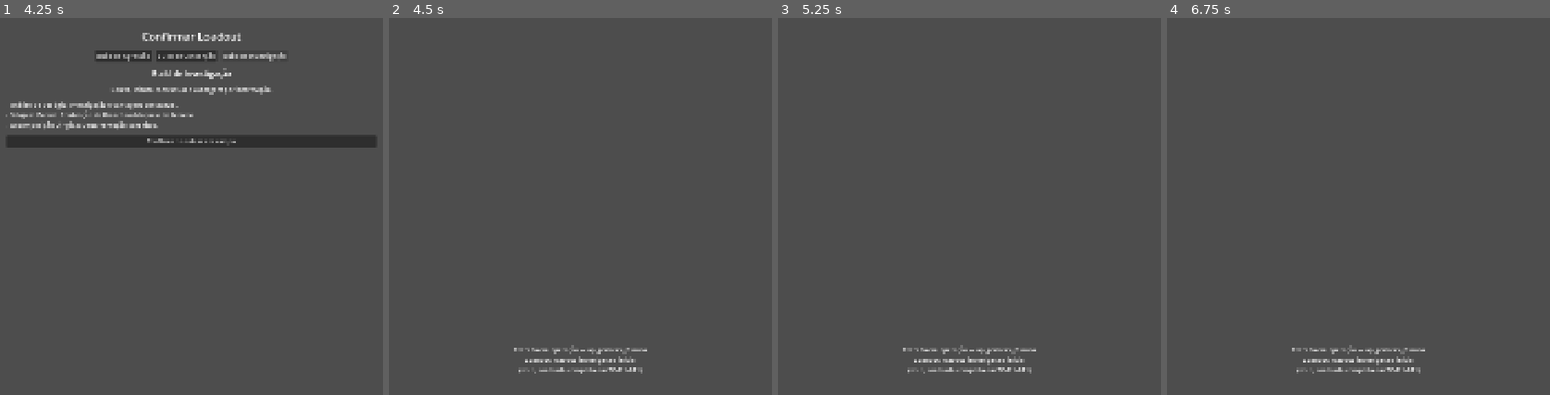
Above: before the commit, frames 1-4 (left to right).
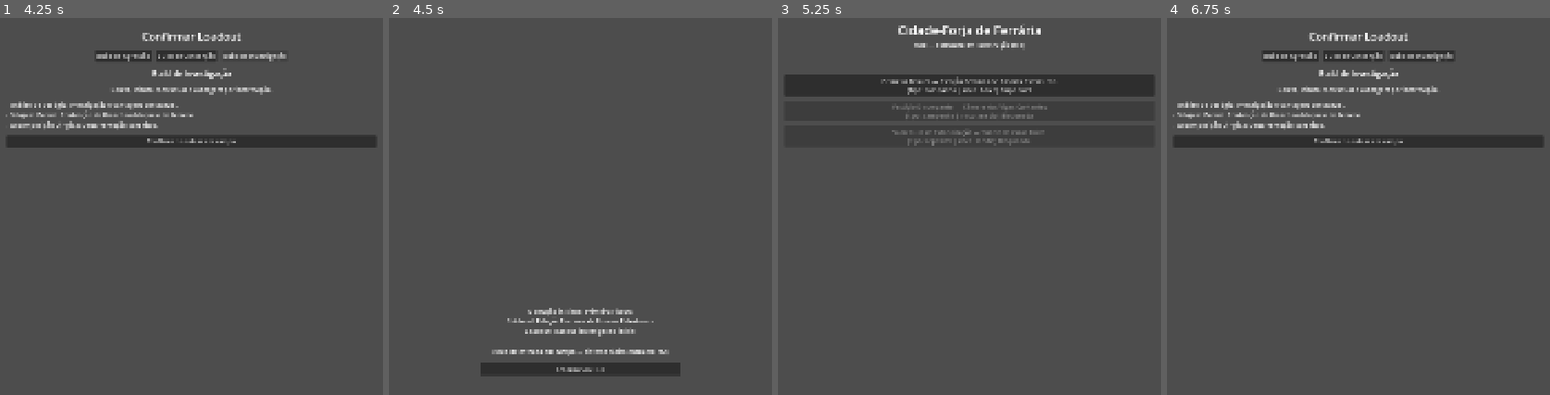
Above: after the commit, the same moments.

Repository: itsmeluan/azoth-breach
Game: Godot game, scene res://scenes/app/app_shell.tscn
The game is run twice, just before and just after one commit, with the same random seed, the same clock (stepped at 60 frames per second) and the same inputs.
Inputs (mouse positions are in pixels of both pictures, inside the frame that each line leads up to):
- Up to frame 1 (4.25 s): click "Primeira Fissura — Estação Fe…" at 0.5 s; click "Seguir" at 1.25 s; click "Build de Agressão" at 2 s; click "Build de Contenção" at 2.75 s; click "Build de Investigação" at 3.5 s
- Up to frame 2 (4.5 s): click "Confirmar e entrar em campo" at 4.25 s
- Up to frame 3 (5.25 s): click (969, 368) at 5 s, where only the run after the commit has a clickable "Retornar ao Hub"
- Up to frame 4 (6.75 s): click (1358, 85) at 5.75 s, where only the run after the commit has a clickable "Primeira Fissura — Estação Fe…"; click (1358, 383) at 6.5 s, where only the run after the commit has a clickable "Seguir"

Frame 1 is identical in both runs. In frame 2, 3.1% of the frame differs, in the area x 23-77%, y 76-95%; in frame 3, 7.0%, in the area x 1-99%, y 1-95%; in frame 4, 6.8%.

Commit message:
TK-M1-011: stub de entrada em operação
Enriquece o stub de entrada em operação (criado em TK-M1-010 como alvo
de navegação) com identificação legível da operação iniciada — nome e
sublocal via OperationLoader, além do loadout escolhido — e adiciona o
botão "Retornar ao Hub" como ponto de retorno controlado.

Isso fecha a navegação completa do M1: hub -> briefing -> loadout ->
operação -> hub. Ainda é um stub de campo; sistema tático real (grid,
turnos, uso de ET, condição de encerramento) é escopo de M2 (BL-012),
fora de M1.

Validado headless: parse limpo (sem recriação do main.tscn órfão desta
vez), e simulação do loop completo confirmando identificação correta
na entrada ("Primeira Fissura" / sublocal / loadout) e retorno
funcional ao Hub (quadro de operações intacto), via debug temporário
removido antes do commit.

Refs: TK-M1-011 (docs/06_tecnologia/AZOTH_06.2)

Diff:
--- a/game/scenes/operations/operation_entry_screen.tscn
+++ b/game/scenes/operations/operation_entry_screen.tscn
@@ -11,19 +11,27 @@
 grow_vertical = 2
 script = ExtResource("1")
 
-[node name="StatusLabel" type="Label" parent="."]
+[node name="Content" type="VBoxContainer" parent="."]
 layout_mode = 1
 anchors_preset = 8
 anchor_left = 0.5
 anchor_top = 0.5
 anchor_right = 0.5
 anchor_bottom = 0.5
-offset_left = -240.0
-offset_top = -40.0
-offset_right = 240.0
-offset_bottom = 40.0
+offset_left = -260.0
+offset_top = -140.0
+offset_right = 260.0
+offset_bottom = 140.0
 grow_horizontal = 2
 grow_vertical = 2
+theme_override_constants/separation = 20
+
+[node name="StatusLabel" type="Label" parent="Content"]
+layout_mode = 2
 autowrap_mode = 3
 text = ""
 horizontal_alignment = 1
+
+[node name="ReturnButton" type="Button" parent="Content"]
+layout_mode = 2
+text = "Retornar ao Hub"
--- a/game/scripts/features/operations/operation_entry_screen.gd
+++ b/game/scripts/features/operations/operation_entry_screen.gd
@@ -1,8 +1,13 @@
 extends Control
+
+signal navigate_to(scene_path: String, context: Dictionary)
+
+const HUB_SCENE := "res://scenes/hub/hub_screen.tscn"
 
 var _context: Dictionary = {}
 
-@onready var status_label: Label = $StatusLabel
+@onready var status_label: Label = $Content/StatusLabel
+@onready var return_button: Button = $Content/ReturnButton
 
 
 func set_context(context: Dictionary) -> void:
@@ -10,7 +15,31 @@
 
 
 func _ready() -> void:
-	status_label.text = "Entrada em operação — %s\nLoadout: %s\n(stub, conteúdo completo em TK-M1-011)" % [
-		_context.get("operation_id", ""),
-		_context.get("loadout_id", ""),
+	status_label.text = _build_status_text()
+	return_button.pressed.connect(_on_return_pressed)
+
+
+func _build_status_text() -> String:
+	var operation_id: String = _context.get("operation_id", "")
+	var operation := _find_operation(operation_id)
+	var loadout_id: String = _context.get("loadout_id", "")
+
+	var lines: Array[String] = [
+		"Operação iniciada: %s" % operation.get("name", operation_id),
+		"Sublocal: %s" % operation.get("sublocal", ""),
+		"Loadout: %s" % loadout_id,
+		"",
+		"(stub de entrada em campo — sistema tático entra em M2)",
 	]
+	return "\n".join(lines)
+
+
+func _find_operation(operation_id: String) -> Dictionary:
+	for operation in OperationLoader.load_all():
+		if operation.get("id") == operation_id:
+			return operation
+	return {}
+
+
+func _on_return_pressed() -> void:
+	navigate_to.emit(HUB_SCENE, {})
Not shown, changed: CLAUDE.md
